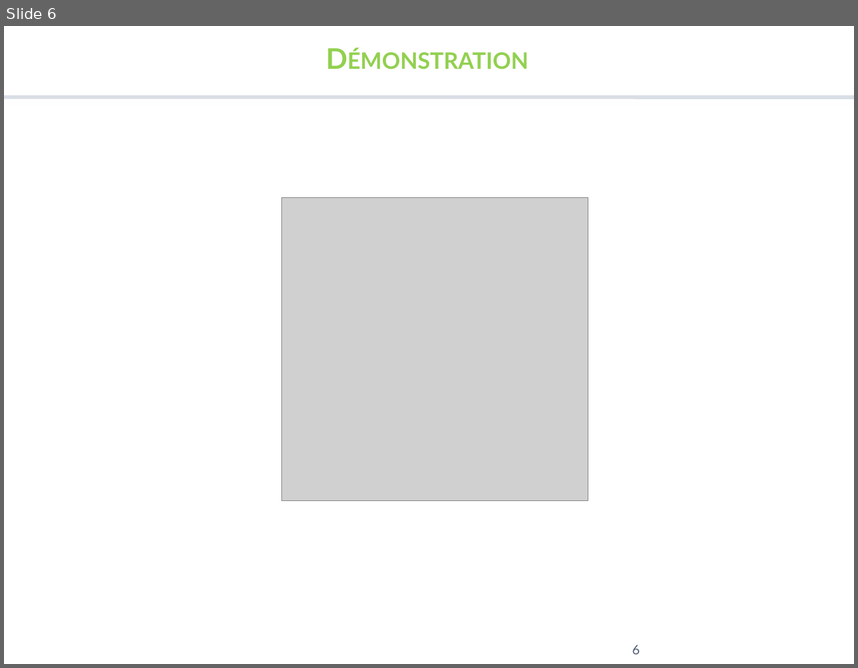
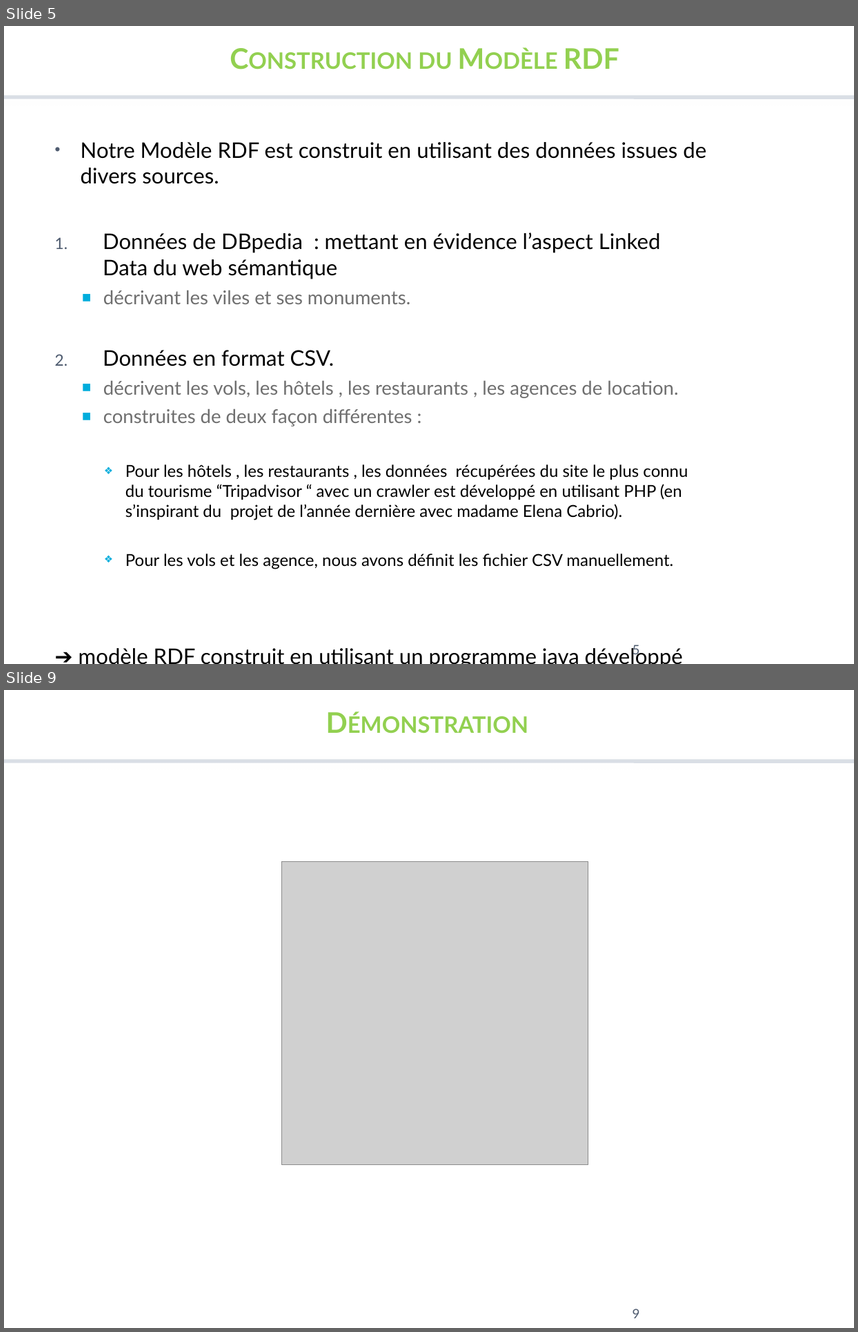
Before and after one commit to MissaouiAhmed/Web_S-mantique_Project, a slide deck: Rendu final/Presentation.pptx. Shown one above the other, each under a label of ours: slide 6 before the commit, slides 5 and 9 after it; the slides between them are not shown. The pictures are 858x668 and 858x1332 pixels, drawn with LibreOffice and Linux fonts; fonts in the diff are those of the drawing; grey boxes stand for pictures; background and template pictures are left out. Boxes give left, top, right and bottom in pixels: in the first picture for what was removed or moved away, otherwise in the second. Text is boxed around its words. In the diff, an @@ line names an element or a change of style, - is before the commit and + after.

```diff
--- a/Rendu final/Presentation.pptx
+++ b/Rendu final/Presentation.pptx
@@ slide 5 added at [4, 26, 854, 664], background #FFFFFF @@
@@ text added at [418, 48, 619, 69], 24 pt, text #92D050, bold, small capitals @@
+Construction du Modèle RDF
@@ line added from (4, 97) to (854, 97), #D9DEE5 3.15 pt @@
@@ text added at [81, 142, 706, 569], 14 pt, text #000000 @@
+• Notre Modèle RDF est construit en utilisant des données issues de divers sources.
+1. Données de DBpedia : mettant en évidence l’aspect Linked Data du web sémantique
+  ■ décrivant les viles et ses monuments.
+2. Données en format CSV.
+  ■ décrivent les vols, les hôtels , les restaurants , les agences de location.
+  ■ construites de deux façon différentes :
+    ❖ Pour les hôtels , les restaurants , les données récupérées du site le plus connu du tourisme “Tripadvisor “ avec un crawler est développé en utilisant PHP (en s’inspirant du projet de l’année dernière avec madame Elena Cabrio).
+    ❖ Pour les vols et les agence, nous avons définit les fichier CSV manuellement.
+➔ modèle RDF construit en utilisant un programme java développé avec le projet apache Jena.
@@ page number added at [633, 644, 640, 657], 11 pt, text #4E5B6F @@
+5
@@ what was slide 6 is now slide 9 @@
@@ page number at [633, 1308, 640, 1318]: text changed @@
-6
+9
```
Also in this commit, not shown: 2 slides changed, 4 other slides added, 3 slides removed, 6 other files.
